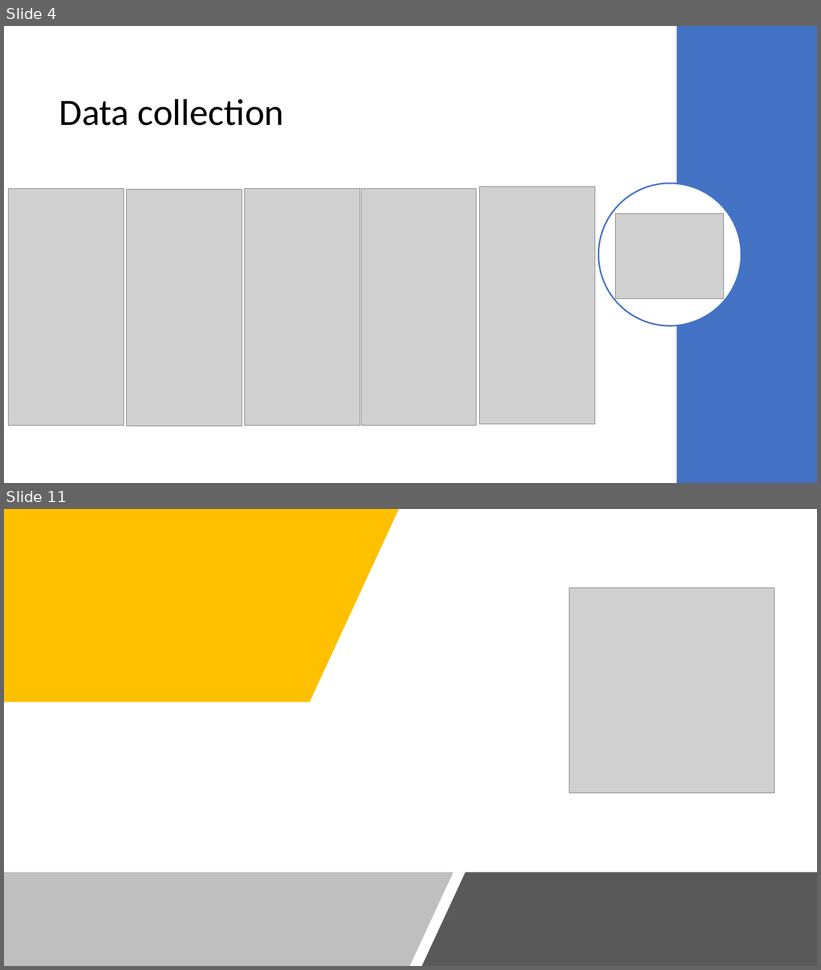
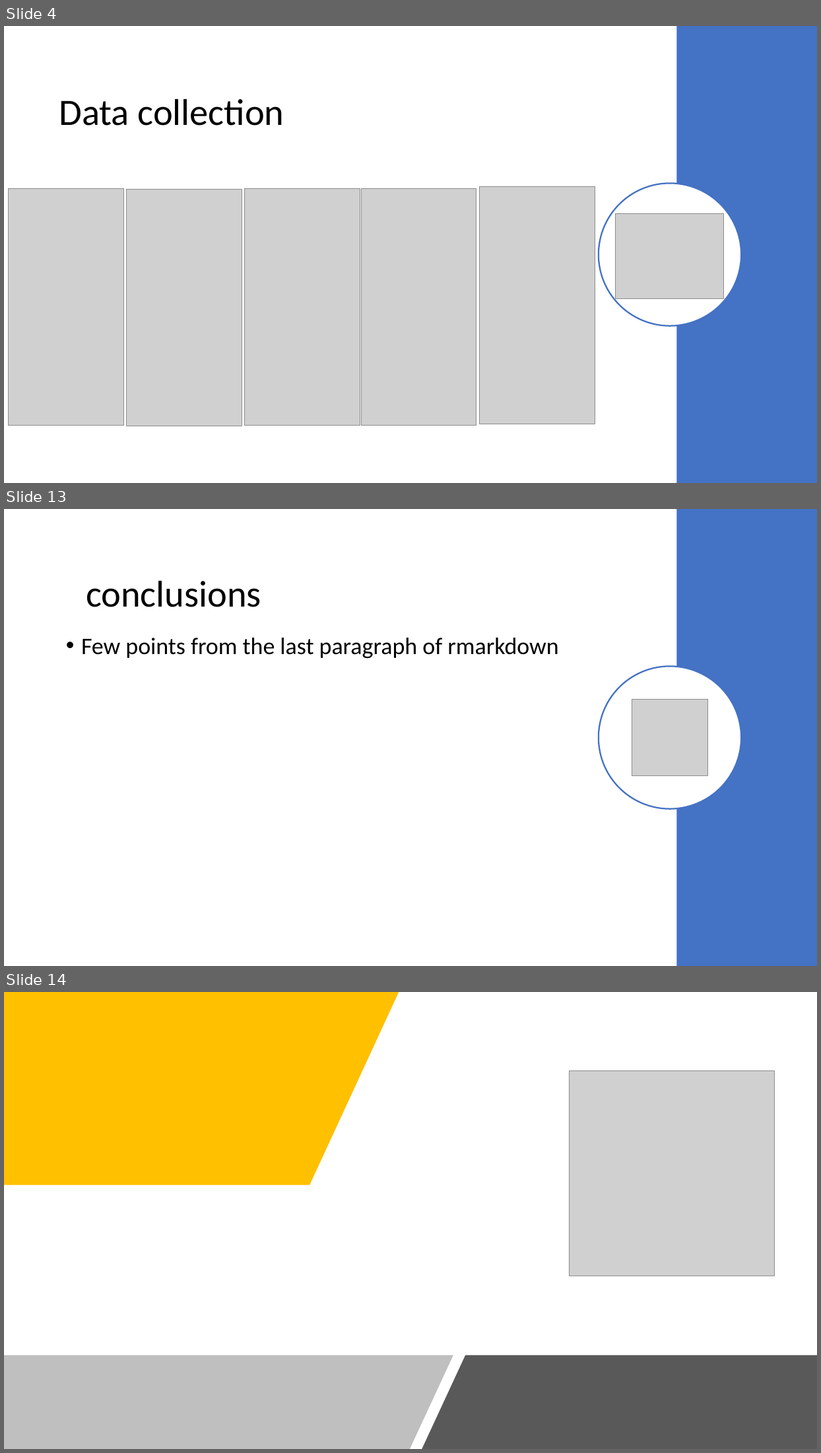
Before and after one commit to cerniello/WalkingPatternClassification_SL, a slide deck: Presentation Group 13.pptx. Shown one above the other, each under a label of ours: slides 4 and 11 before the commit, slides 4, 13 and 14 after it; the slides between them are not shown. The pictures are 821x970 and 821x1453 pixels, drawn with LibreOffice and Linux fonts; fonts in the diff are those of the drawing; grey boxes stand for pictures. Boxes give left, top, right and bottom in pixels: in the first picture for what was removed or moved away, otherwise in the second. Text is boxed around its words. In the diff, an @@ line names an element or a change of style, - is before the commit and + after.

```diff
--- a/Presentation Group 13.pptx
+++ b/Presentation Group 13.pptx
@@ slide 13 added at (4,509,817,966), background #FFFFFF @@
@@ rectangle added at (677,509,817,966), fill #4472C4 @@
@@ title added at (86,580,261,607), 44 pt, text #000000 @@
+conclusions
@@ text added at (81,638,558,658), 28 pt, text #000000 @@
+• Few points from the last paragraph of rmarkdown
@@ ellipse added at (599,666,741,809), fill #FFFFFF, outline #4472C4 1.75 pt @@
@@ picture added at (632,699,708,776) @@
@@ what was slide 11 is now slide 14 @@
```
Also in this commit, not shown: 5 slides changed, 5 other slides added, 3 slides removed.
